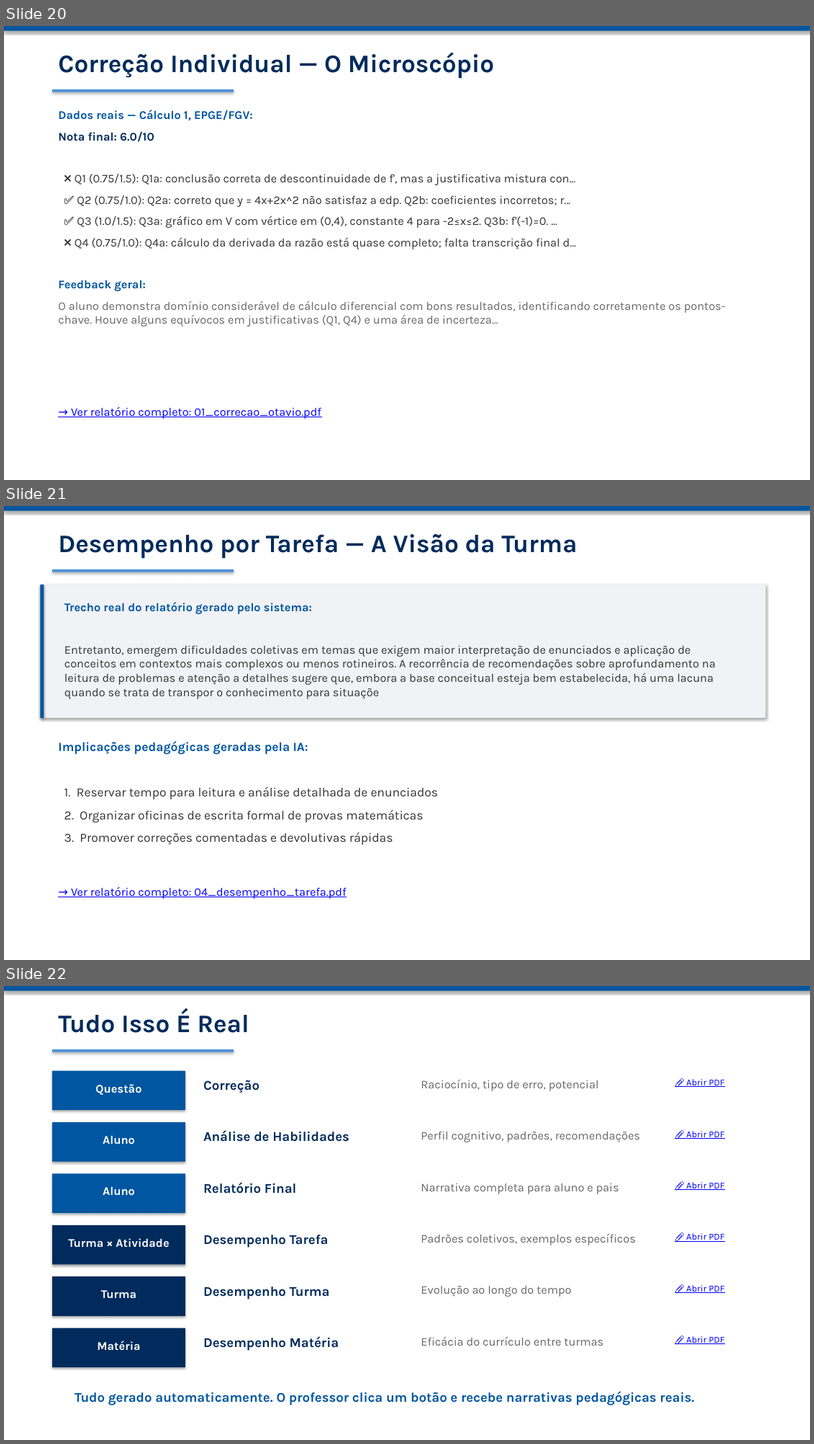
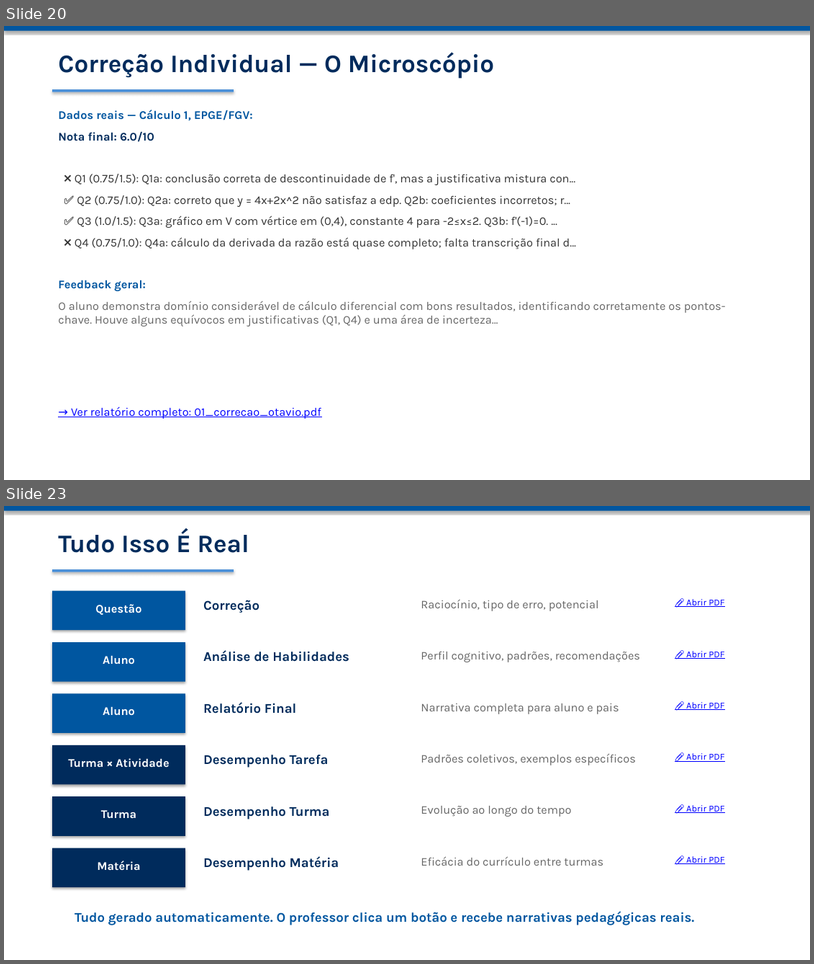
Before and after one commit to OttoBoop/novo-cr-presentation, a slide deck: NOVO_CR_Apresentacao_v3.pptx. Shown one above the other, each under a label of ours: slides 20, 21 and 22 before the commit, slides 20 and 23 after it; the slides between them are not shown. The pictures are 814x1444 and 814x964 pixels, drawn with LibreOffice and Linux fonts; fonts in the diff are those of the drawing. Boxes give left, top, right and bottom in pixels: in the first picture for what was removed or moved away, otherwise in the second. Text is boxed around its words. In the diff, an @@ line names an element or a change of style, - is before the commit and + after.

```diff
--- a/NOVO_CR_Apresentacao_v3.pptx
+++ b/NOVO_CR_Apresentacao_v3.pptx
@@ slide 21 removed at (x1=4, y1=506, x2=810, y2=960), background #FFFFFF @@
@@ rectangle removed at (x1=4, y1=506, x2=810, y2=511) @@
@@ text removed at (x1=58, y1=534, x2=577, y2=559) @@
-Desempenho por Tarefa — A Visão da Turma
@@ rectangle removed at (x1=52, y1=569, x2=234, y2=572) @@
@@ rectangle removed at (x1=40, y1=584, x2=766, y2=718) @@
@@ rectangle removed at (x1=40, y1=584, x2=44, y2=718) @@
@@ text removed at (x1=64, y1=602, x2=716, y2=699) @@
-Trecho real do relatório gerado pelo sistema:
-Entretanto, emergem dificuldades coletivas em temas que exigem maior interpretação de enunciados e aplicação de conceitos em contextos mais complexos ou menos rotineiros. A recorrência de recomendações sobre aprofundamento na leitura de problemas e atenção a detalhes sugere que, embora a base conceitual esteja bem estabelecida, há uma lacuna quando se trata de transpor o conhecimento para situaçõe
@@ text removed at (x1=58, y1=741, x2=439, y2=844) @@
-Implicações pedagógicas geradas pela IA:
-1. Reservar tempo para leitura e análise detalhada de enunciados
-2. Organizar oficinas de escrita formal de provas matemáticas
-3. Promover correções comentadas e devolutivas rápidas
@@ text removed at (x1=71, y1=886, x2=346, y2=898) @@
-→ Ver relatório completo: 04_desempenho_tarefa.pdf
@@ what was slide 22 is now slide 23 @@
```
Also in this commit, not shown: 2 slides added, 7 other files.
